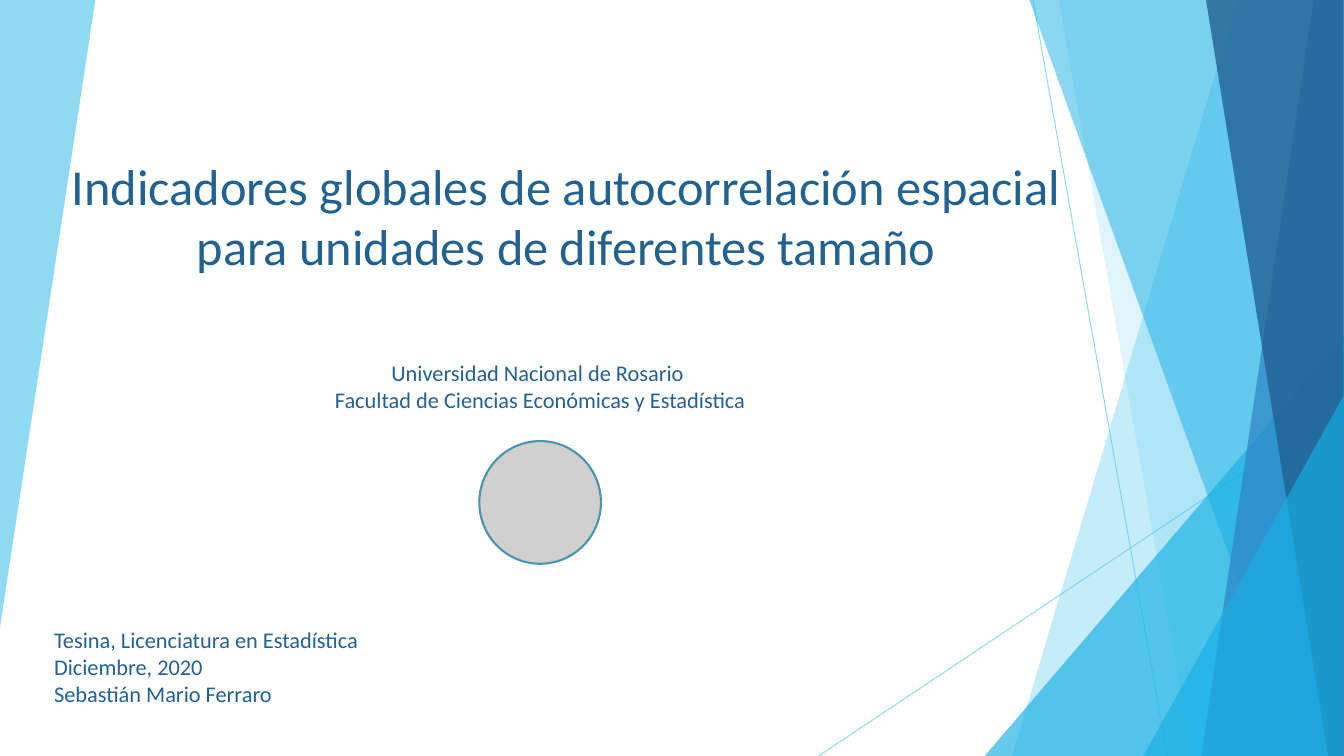
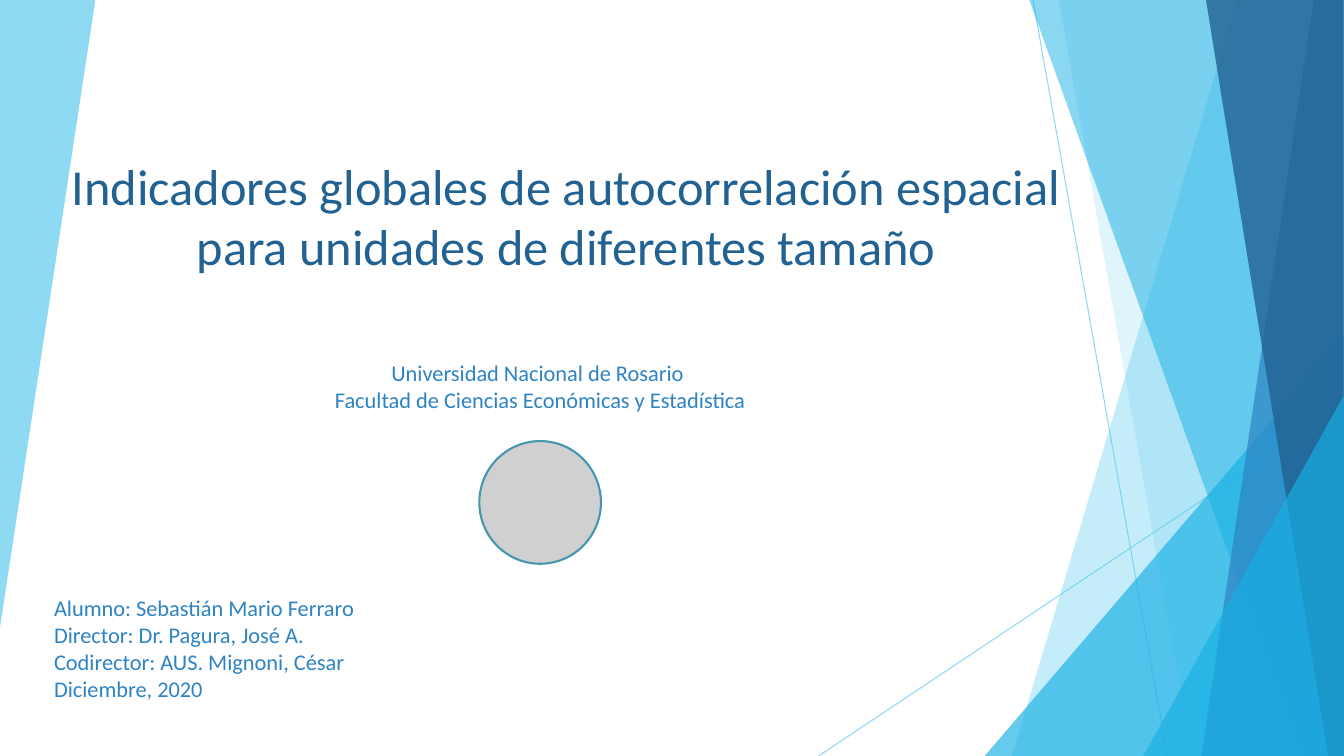
Before and after one commit to Seferra18/Tesina, a slide deck: slide 1 of ppt.pptx. Drawn at 1344x756 pixels with LibreOffice and Linux fonts; fonts in the diff are those of the drawing; grey boxes stand for pictures. Boxes give left, top, right and bottom in pixels: in the first picture for what was removed or moved away, otherwise in the second. Text is boxed around its words. In the diff, an @@ line names an element or a change of style, - is before the commit and + after.

Commit message:
Para compartir

```diff
--- a/ppt.pptx
+++ b/ppt.pptx
@@ text "Universidad Nacional de Rosario" at (335, 365, 745, 412): text colour #226292 to #2E83C3 @@
@@ text "Alumno: Sebastián Mario Ferraro": place and size @@
-text "Alumno: Sebastián Mario Ferraro" at (54, 632, 358, 702)
+text "Alumno: Sebastián Mario Ferraro" at (54, 600, 354, 700)
@@ text at (54, 600, 354, 674): text changed; text colour #226292 to #2E83C3 @@
-Tesina, Licenciatura en Estadística
+Alumno: Sebastián Mario Ferraro
+Director: Dr. Pagura, José A.
+Codirector: AUS. Mignoni, César
@@ text at (54, 686, 272, 702): paragraph removed @@
-Sebastián Mario Ferraro
@@ text at (54, 681, 202, 700): text colour #226292 to #2E83C3 in "Diciembre, 2020"; alignment justified to left @@
```
Also in this commit, not shown: 24 other slides changed, 18 slides added, 7 slides removed.
